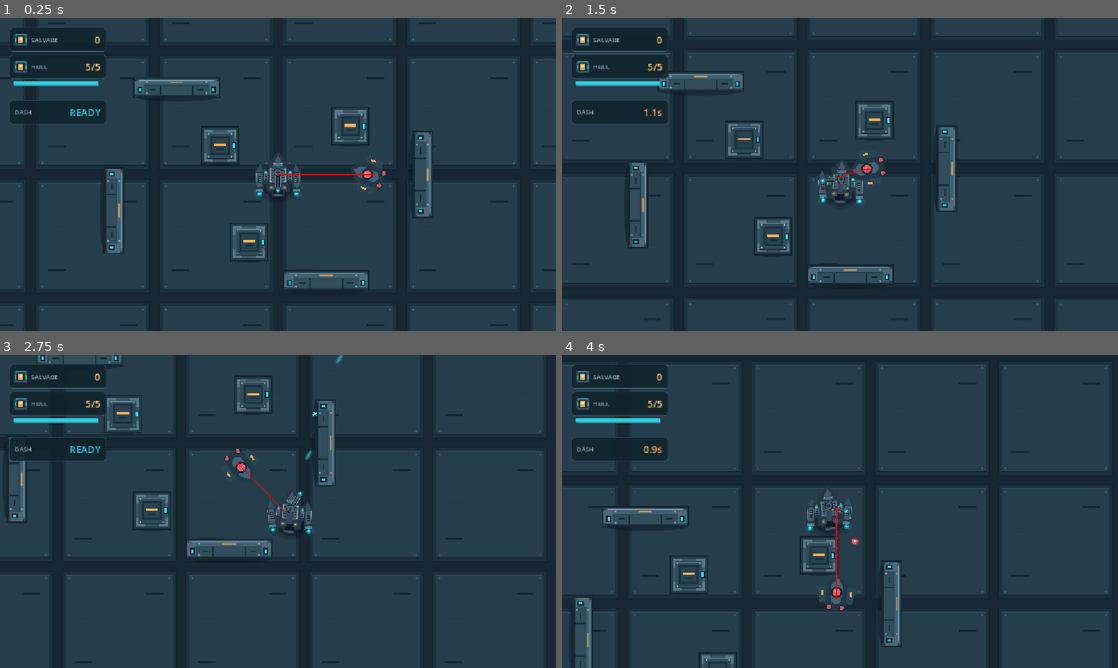
Above: before the commit, frames 1-4 (two rows, left to right).
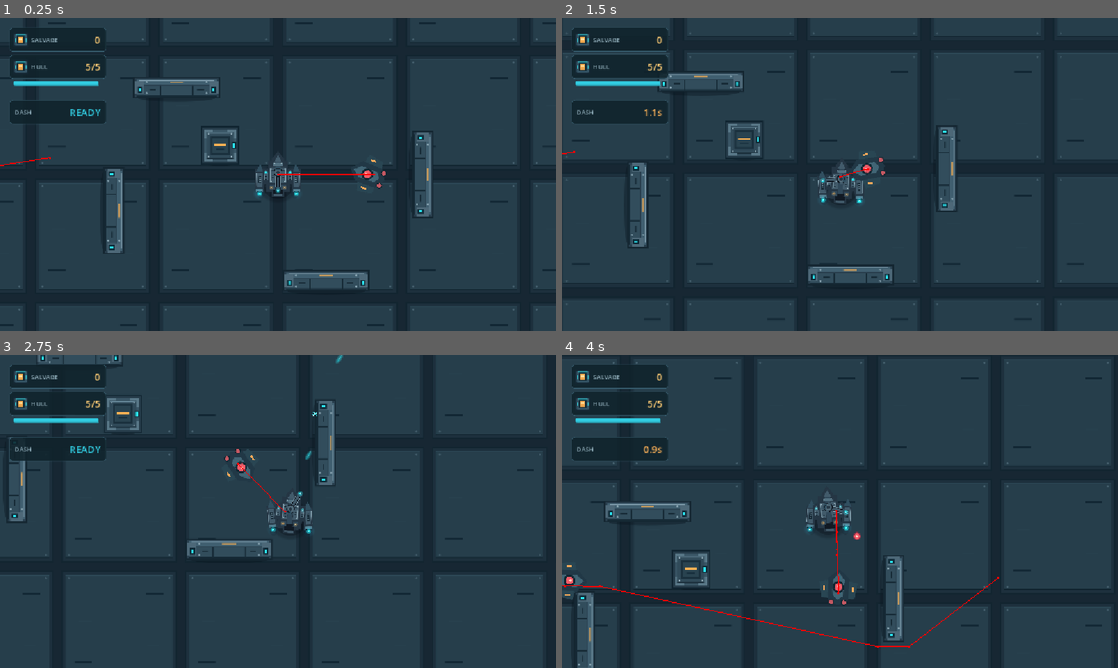
Above: after the commit, the same moments.

Repository: lolalolabob123/NeonSalvage-Godot
Game: Godot game, scene res://scenes/levels/SalvageYard_Prototype.tscn
The game is run twice, just before and just after one commit, with the same random seed, the same clock (stepped at 60 frames per second) and the same inputs.
Inputs (mouse positions are in pixels of both pictures, inside the frame that each line leads up to):
- Up to frame 1 (0.25 s): no input
- Up to frame 2 (1.5 s): move the mouse to (962, 158) at 0.52 s; hold D (move_right) 0.53-1.28 s; tap Space (dash) at 0.6, 1.35 s; move the mouse to (728, 190) at 1.27 s; hold S (move_down) from 1.28 s (still down)
- Up to frame 3 (2.75 s): move the mouse to (333, 442) at 2.02 s; release S (move_down) at 2.03 s; press the mouse at (333, 442) at 2.03 s; hold D (move_right) from 2.03 s (still down); tap Space (dash) at 2.3 s
- Up to frame 4 (4 s): move the mouse to (812, 574) at 2.77 s; release D (move_right) at 2.78 s; release the mouse at (812, 574) at 2.78 s; hold W (move_up) 2.78-3.53 s; tap Space (dash) at 2.85, 3.6 s; move the mouse to (1006, 558) at 3.52 s; hold A (move_left) from 3.53 s (still down)

The runs differ from the first frame. In frame 1, 0.7% of the frame differs, in the area x 0-67%, y 28-78%; in frame 2, 0.6%; in frame 3, 0.6%; in frame 4, 6.6%, in the area x 0-99%, y 1-100%.

Commit message:
Started creating the layout for the tutorial level

Diff:
--- /dev/null
+++ b/neon-salvage/scenes/levels/Blacksite7_LayoutTest.tscn
@@ -0,0 +1,152 @@
+[gd_scene format=3 uid="uid://bjqolkdc44sdd"]
+
+[ext_resource type="Texture2D" uid="uid://cqqouqhcddfm6" path="res://assets/environment/IndustrialDeck_A.png" id="1_fkvdf"]
+[ext_resource type="PackedScene" uid="uid://b8sv2wmfuy86" path="res://scenes/player/PlayerDrone.tscn" id="4_v5ufq"]
+[ext_resource type="PackedScene" uid="uid://oohw5n16r2ll" path="res://scenes/ui/SalvageHUD.tscn" id="5_glfum"]
+[ext_resource type="PackedScene" uid="uid://bx1wgwy237acn" path="res://scenes/ui/GameOverScreen.tscn" id="7_fs38f"]
+
+[sub_resource type="NavigationPolygon" id="NavigationPolygon_bxvkx"]
+vertices = PackedVector2Array(-110, -148, 332, -100, 268, -100, -900, -118, -310, -148, 200, 188, 0, 188, -308, 175, -308, -25, 268, 100, -110, -212, -310, -212, -900, -268, -900, -332, 1516.9922, 1009.97656, 200, 252, 332, 100, 1515, -1004.9922, -1517.9375, 1004.0078, 0, 252, -1507.0469, -1002, -900, -182, -1100, -268, -1100, -182, -372, 175, -1100, -332, -1100, -118, -372, -25)
+polygons = Array[PackedInt32Array]([PackedInt32Array(0, 1, 2, 3, 4), PackedInt32Array(5, 6, 7, 8, 2, 9), PackedInt32Array(10, 11, 12, 13), PackedInt32Array(14, 15, 16, 17), PackedInt32Array(15, 14, 18, 19), PackedInt32Array(16, 15, 5, 9), PackedInt32Array(17, 16, 1), PackedInt32Array(20, 17, 1, 10), PackedInt32Array(4, 3, 21, 11), PackedInt32Array(22, 12, 11, 21, 23), PackedInt32Array(7, 6, 19, 18, 24), PackedInt32Array(1, 0, 10), PackedInt32Array(20, 10, 13), PackedInt32Array(20, 13, 25), PackedInt32Array(18, 20, 25, 22), PackedInt32Array(18, 22, 23), PackedInt32Array(18, 23, 26), PackedInt32Array(24, 18, 26, 3, 27), PackedInt32Array(27, 3, 2, 8)])
+outlines = Array[PackedVector2Array]([PackedVector2Array(-1517, -1012, 1525, -1015, 1527, 1020, -1528, 1014)])
+parsed_geometry_type = 1
+parsed_collision_mask = 4294967041
+source_geometry_mode = 2
+source_geometry_group_name = &"navigation_blockers"
+agent_radius = 30.0
+
+[sub_resource type="RectangleShape2D" id="RectangleShape2D_0gddg"]
+size = Vector2(864, 32)
+
+[sub_resource type="RectangleShape2D" id="RectangleShape2D_r75la"]
+size = Vector2(864, 32)
+
+[sub_resource type="RectangleShape2D" id="RectangleShape2D_jbwxm"]
+size = Vector2(32, 600)
+
+[sub_resource type="RectangleShape2D" id="RectangleShape2D_5g8r0"]
+size = Vector2(32, 220)
+
+[sub_resource type="RectangleShape2D" id="RectangleShape2D_fkvdf"]
+size = Vector2(32, 220)
+
+[sub_resource type="RectangleShape2D" id="RectangleShape2D_vpnm2"]
+size = Vector2(512, 32)
+
+[sub_resource type="RectangleShape2D" id="RectangleShape2D_82m6p"]
+size = Vector2(512, 32)
+
+[node name="Blacksite7_LayoutTest" type="Node2D" unique_id=1876928811]
+
+[node name="Floor" type="TextureRect" parent="." unique_id=30215839]
+offset_left = -1536.0
+offset_top = -1024.0
+offset_right = 1536.0
+offset_bottom = 1024.0
+mouse_filter = 2
+texture = ExtResource("1_fkvdf")
+expand_mode = 1
+stretch_mode = 1
+
+[node name="PlayerDrone" parent="." unique_id=1138100880 instance=ExtResource("4_v5ufq")]
+dash_unlocked = true
+
+[node name="SalvageHUD" parent="." unique_id=507685534 instance=ExtResource("5_glfum")]
+
+[node name="GameOverScreen" parent="." unique_id=557411570 instance=ExtResource("7_fs38f")]
+
+[node name="EnemyNavigation" type="NavigationRegion2D" parent="." unique_id=572508341]
+navigation_polygon = SubResource("NavigationPolygon_bxvkx")
+
+[node name="PatrolRoutes" type="Node2D" parent="." unique_id=1283895199]
+
+[node name="SentryPatrol01" type="Node2D" parent="PatrolRoutes" unique_id=633558565]
+
+[node name="PointA" type="Marker2D" parent="PatrolRoutes/SentryPatrol01" unique_id=17023676]
+position = Vector2(-472, -35)
+
+[node name="PointB" type="Marker2D" parent="PatrolRoutes/SentryPatrol01" unique_id=585559474]
+position = Vector2(516, -42)
+
+[node name="EntryRoom" type="Node2D" parent="." unique_id=1532575703]
+
+[node name="WallNorth" type="StaticBody2D" parent="EntryRoom" unique_id=761430962 groups=["navigation_blockers"]]
+position = Vector2(0, -316)
+collision_mask = 0
+
+[node name="CollisionShape2D" type="CollisionShape2D" parent="EntryRoom/WallNorth" unique_id=1048829975]
+shape = SubResource("RectangleShape2D_0gddg")
+
+[node name="Polygon2D" type="Polygon2D" parent="EntryRoom/WallNorth" unique_id=1066194247]
+color = Color(0.20392157, 0.28627452, 0.33333334, 1)
+polygon = PackedVector2Array(-432, -16, 432, -16, 432, 16, -432, 16)
+
+[node name="WallSouth" type="StaticBody2D" parent="EntryRoom" unique_id=1604561904 groups=["navigation_blockers"]]
+position = Vector2(0, 316)
+collision_mask = 0
+
+[node name="CollisionShape2D" type="CollisionShape2D" parent="EntryRoom/WallSouth" unique_id=473718360]
+shape = SubResource("RectangleShape2D_r75la")
+
+[node name="Polygon2D" type="Polygon2D" parent="EntryRoom/WallSouth" unique_id=823744423]
+color = Color(0.20392157, 0.28627452, 0.33333334, 1)
+polygon = PackedVector2Array(-432, -16, 432, -16, 432, 16, -432, 16)
+
+[node name="WallWest" type="StaticBody2D" parent="EntryRoom" unique_id=7087887 groups=["navigation_blockers"]]
+position = Vector2(-416, 0)
+collision_mask = 0
+
+[node name="CollisionShape2D" type="CollisionShape2D" parent="EntryRoom/WallWest" unique_id=77456037]
+shape = SubResource("RectangleShape2D_jbwxm")
+
+[node name="Polygon2D" type="Polygon2D" parent="EntryRoom/WallWest" unique_id=1395524905]
+color = Color(0.20392157, 0.28627452, 0.33333334, 1)
+polygon = PackedVector2Array(-16, -300, 16, -300, 16, 300, -16, 300)
+
+[node name="WallEastUpper" type="StaticBody2D" parent="EntryRoom" unique_id=153028004 groups=["navigation_blockers"]]
+position = Vector2(-416, -190)
+collision_mask = 0
+
+[node name="CollisionShape2D" type="CollisionShape2D" parent="EntryRoom/WallEastUpper" unique_id=268986676]
+shape = SubResource("RectangleShape2D_5g8r0")
+
+[node name="Polygon2D" type="Polygon2D" parent="EntryRoom/WallEastUpper" unique_id=1896787878]
+color = Color(0.20392157, 0.28627452, 0.33333334, 1)
+polygon = PackedVector2Array(-16, -110, 16, -110, 16, 110, -16, 110)
+
+[node name="WallEastLower" type="StaticBody2D" parent="EntryRoom" unique_id=54339193 groups=["navigation_blockers"]]
+position = Vector2(416, 190)
+collision_mask = 0
+
+[node name="CollisionShape2D" type="CollisionShape2D" parent="EntryRoom/WallEastLower" unique_id=2136333888]
+shape = SubResource("RectangleShape2D_fkvdf")
+
+[node name="Corridor" type="Node2D" parent="." unique_id=770490834]
+
+[node name="WallNorth" type="StaticBody2D" parent="Corridor" unique_id=245071970 groups=["navigation_blockers"]]
+position = Vector2(656, -96)
+collision_mask = 0
+
+[node name="CollisionShape2D" type="CollisionShape2D" parent="Corridor/WallNorth" unique_id=2031398304]
+shape = SubResource("RectangleShape2D_vpnm2")
+
+[node name="Polygon2D" type="Polygon2D" parent="Corridor/WallNorth" unique_id=843283138]
+color = Color(0.20392157, 0.28627452, 0.33333334, 1)
+polygon = PackedVector2Array(-256, -16, 256, -16, 256, 16, -256, 16)
+
+[node name="WallSouth" type="StaticBody2D" parent="Corridor" unique_id=162715779 groups=["navigation_blockers"]]
+position = Vector2(656, 96)
+collision_mask = 0
+
+[node name="CollisionShape2D" type="CollisionShape2D" parent="Corridor/WallSouth" unique_id=1328330626]
+shape = SubResource("RectangleShape2D_82m6p")
+
+[node name="Polygon2D" type="Polygon2D" parent="Corridor/WallSouth" unique_id=284200687]
+color = Color(0.20392157, 0.28627452, 0.33333334, 1)
+polygon = PackedVector2Array(-256, -16, 256, -16, 256, 16, -256, 16)
+
+[node name="Polygon2D" type="Polygon2D" parent="Corridor" unique_id=1050992002]
+z_index = -1
+position = Vector2(15, -4)
+color = Color(0.11372549, 0.1882353, 0.23137255, 1)
+polygon = PackedVector2Array(400, -80, 912, -80, 912, 80, 400, 80)
--- a/neon-salvage/scenes/levels/SalvageYard_Prototype.tscn
+++ b/neon-salvage/scenes/levels/SalvageYard_Prototype.tscn
@@ -55,21 +55,30 @@
 [node name="SalvageCrate" parent="Obstacles" unique_id=362166078 instance=ExtResource("3_6eqrc")]
 position = Vector2(-120, -60)
 
-[node name="SalvageCrate2" parent="Obstacles" unique_id=1183883042 instance=ExtResource("3_6eqrc")]
-position = Vector2(150, -100)
-
-[node name="SalvageCrate3" parent="Obstacles" unique_id=143263393 instance=ExtResource("3_6eqrc")]
-position = Vector2(-60, 140)
-
 [node name="PlayerDrone" parent="." unique_id=1138100880 instance=ExtResource("1_dr0mu")]
 dash_unlocked = true
 
 [node name="SalvageHUD" parent="." unique_id=507685534 instance=ExtResource("5_n3p8q")]
 
-[node name="SentryDrone" parent="." unique_id=140838755 instance=ExtResource("6_hmiub")]
+[node name="SentryDrone" parent="." unique_id=140838755 node_paths=PackedStringArray("patrol_route") instance=ExtResource("6_hmiub")]
 position = Vector2(200, 0)
+patrol_route = NodePath("../PatrolRoutes/SentryPatrol01")
+
+[node name="SentryDrone2" parent="." unique_id=774804318 node_paths=PackedStringArray("patrol_route") instance=ExtResource("6_hmiub")]
+position = Vector2(-809, 19)
+patrol_route = NodePath("../PatrolRoutes/SentryPatrol01")
 
 [node name="GameOverScreen" parent="." unique_id=557411570 instance=ExtResource("7_x17an")]
 
 [node name="EnemyNavigation" type="NavigationRegion2D" parent="." unique_id=572508341]
 navigation_polygon = SubResource("NavigationPolygon_bxvkx")
+
+[node name="PatrolRoutes" type="Node2D" parent="." unique_id=1283895199]
+
+[node name="SentryPatrol01" type="Node2D" parent="PatrolRoutes" unique_id=633558565]
+
+[node name="PointA" type="Marker2D" parent="PatrolRoutes/SentryPatrol01" unique_id=17023676]
+position = Vector2(-472, -35)
+
+[node name="PointB" type="Marker2D" parent="PatrolRoutes/SentryPatrol01" unique_id=585559474]
+position = Vector2(516, -42)
--- a/neon-salvage/scripts/enemies/sentry_drone.gd
+++ b/neon-salvage/scripts/enemies/sentry_drone.gd
@@ -33,6 +33,10 @@
 @export var max_health: int = 4
 @export var fire_interval: float = 1.5
 @export var windup_duration: float = 0.35
+@export var investigation_duration: float = 3.0
+@export var guard_scan_angle: float = 30.0
+@export var guard_scan_speed: float = 1.0
+@export var patrol_route: Node2D = null
 
 var target: Node2D = null
 var current_health: int = 0
@@ -43,10 +47,16 @@
 var home_position: Vector2 = Vector2.ZERO
 var last_known_position: Vector2 = Vector2.ZERO
 var has_last_known_position: bool = false
+var investigation_timer: float = 0.0
+var home_rotation: float = 0.0
+var guard_scan_timer: float = 0.0
+var patrol_points: Array[Vector2] = []
+var patrol_index: int = 0
 
 func _ready() -> void:
 
 	home_position = global_position
+	home_rotation = rotation
 	current_health = max_health
 	charge_glow.hide()
 
@@ -55,15 +65,36 @@
 
 	sight_ray.add_exception(self)
 
+	# Load waypoints from  the assigned patrol route.
+	if patrol_route != null:
+		for point in patrol_route.get_children():
+			if point is Marker2D:
+				patrol_points.append(point.global_position)
+
+		if patrol_points.size() >= 2:
+			#Set the first patrol destination.
+			navigation_agent.target_position = patrol_points[0]
+
 
 func _on_body_entered(body: Node2D) -> void:
-	if body.is_in_group("player"):
-		if int(body.get("current_health")) <= 0:
-			return
-
-		target = body
-		current_state = SentryState.PURSUE
-		navigation_agent.target_position = body.global_position
+
+	print("Sentry detection entered", body.name)
+
+	if not body.is_in_group("player"):
+		print("Body is not in the player group.")
+		return
+
+	print("Player detected. Health: ", body.get("current_health"))
+
+	if int(body.get("current_health")) <= 0:
+		print("Ignoring player because health is zero.")
+		return
+
+	target = body
+	current_state = SentryState.PURSUE
+	navigation_agent.target_position = body.global_position
+
+	print("Sentry swithced to PURSUE.")
 
 
 func _on_body_exited(body: Node2D) -> void:
@@ -73,6 +104,7 @@
 		if has_last_known_position:
 			current_state = SentryState.INVESTIGATE
 			navigation_agent.target_position = last_known_position
+			investigation_timer = investigation_duration
 		else:
 			current_state = SentryState.GUARD
 
@@ -121,7 +153,77 @@
 			var path_direction: Vector2 = next_point - global_position
 
 			if path_direction.length_squared() > 4.0:
-				desired_velocity * path_direction.normalized() * move_speed
+				desired_velocity = path_direction.normalized() * move_speed
+
+		else:
+			# Search briefly after reaching the last known position.
+			investigation_timer = maxf(
+				investigation_timer - delta,
+				0.0
+			)
+
+			if investigation_timer <= 0.0:
+				current_state = SentryState.RETURN_TO_POST
+				navigation_agent.target_position = home_position
+
+	elif current_state == SentryState.RETURN_TO_POST:
+		# Check whether the Sentry has reached its starting position.
+		if navigation_agent.is_navigation_finished():
+			current_state = SentryState.GUARD
+			has_last_known_position = false
+
+		else:
+			# Navigate back to the original position.
+			var next_point: Vector2 = navigation_agent.get_next_path_position()
+			var path_direction: Vector2 = next_point - global_position
+
+			if path_direction.length_squared() > 4.0:
+				desired_velocity = path_direction.normalized() * move_speed
+
+	# Slowly scan the surroundings while guarding
+	if current_state == SentryState.GUARD and patrol_points.size() < 2:
+		guard_scan_timer += delta
+
+		# Sweep left and right around the original facing direction.
+		var scan_target: float = (
+			home_rotation
+			+ deg_to_rad(guard_scan_angle)
+			+ sin(guard_scan_timer * guard_scan_speed)
+		)
+
+		rotation = lerp_angle(
+			rotation,
+			scan_target,
+			minf(rotation_speed * delta, 1.0)
+		)
+
+	# Patrol between assigned waypoints while guarding.
+	if current_state == SentryState.GUARD and patrol_points.size() >= 2:
+		var waypoint: Vector2 = patrol_points[patrol_index]
+
+		# Move to the next waypoint when close enough.
+		if global_position.distance_to(waypoint) <= 35.0:
+			patrol_index = (patrol_index + 1) % patrol_points.size()
+			waypoint = patrol_points[patrol_index]
+
+		# Restore the patrol destination after other AI behaviours.
+		if navigation_agent.target_position.distance_to(waypoint) > 1.0:
+			navigation_agent.target_position = waypoint
+
+		# Follow the navigation path around obstacles.
+		if not navigation_agent.is_navigation_finished():
+			var next_point: Vector2 = navigation_agent.get_next_path_position()
+			var path_direction: Vector2 = next_point - global_position
+
+			if path_direction.length_squared() > 4.0:
+				desired_velocity = path_direction.normalized() * move_speed
+
+				# Face the direction of movement.
+				rotation = lerp_angle(
+					rotation,
+					path_direction.angle() + PI / 2.0,
+					minf(rotation_speed * delta, 1.0)
+				)
 
 	# Accelerate or decelerate smoothly.
 	velocity = velocity.move_toward(
@@ -133,6 +235,11 @@
 
 	# Handle automatic firing.
 	if is_instance_valid(target) and has_line_of_sight():
+
+		# Remember the player's position whenever they are visible
+		last_known_position = target.global_position
+		has_last_known_position = true
+
 		if is_winding_up:
 			# Count down the weapon charging phase.
 			windup_timer -= delta
